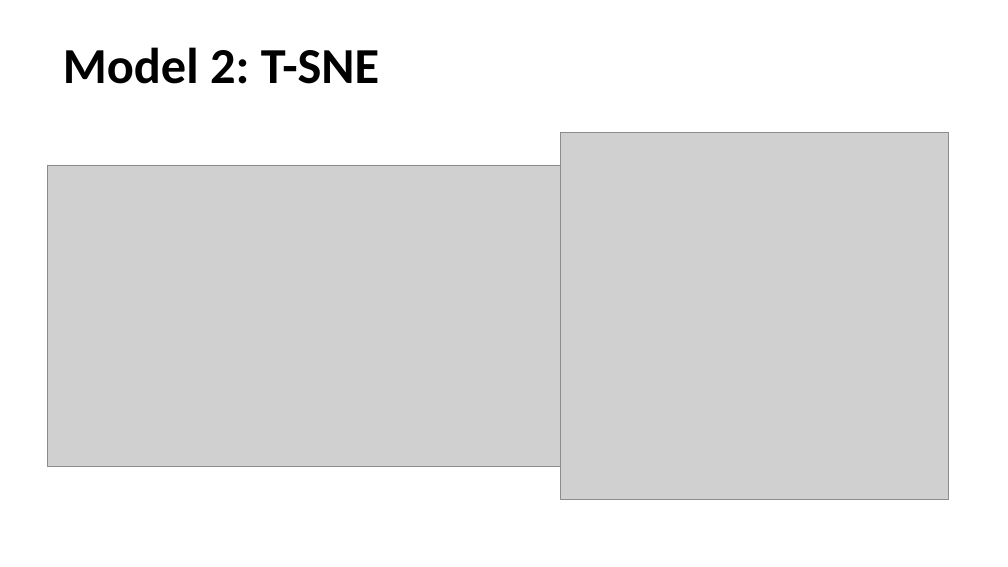
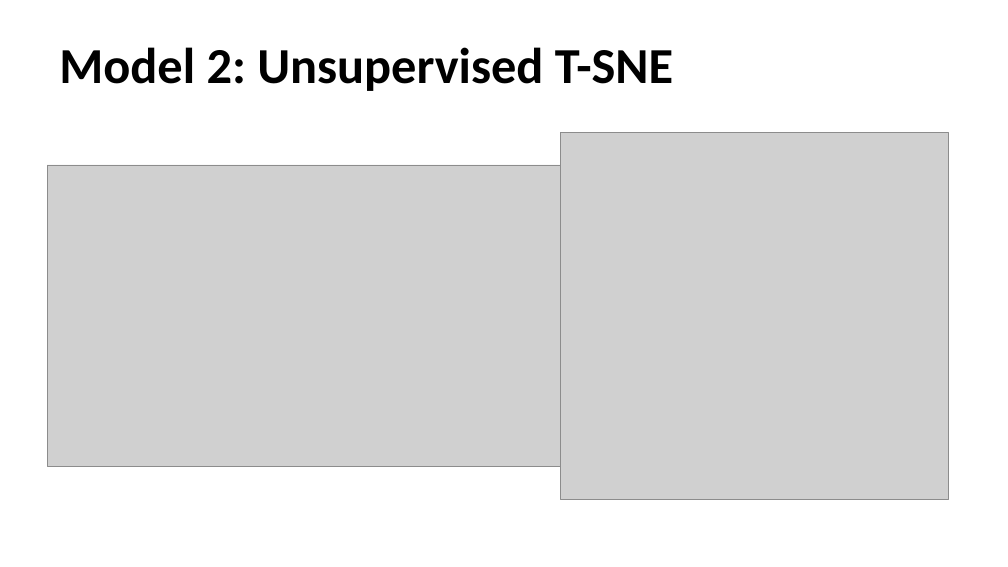
Before and after one commit to huddack20/Project4-ML-ETL, a slide deck: slide 8 of Project4.pptx. Drawn at 1008x567 pixels with LibreOffice and Linux fonts; fonts in the diff are those of the drawing; grey boxes stand for pictures. Boxes give left, top, right and bottom in pixels: in the first picture for what was removed or moved away, otherwise in the second. Text is boxed around its words. In the diff, an @@ line names an element or a change of style, - is before the commit and + after.

```diff
--- a/Project4.pptx
+++ b/Project4.pptx
@@ text at [59, 47, 673, 91]: text changed @@
-Model 2: T-SNE
+Model 2: Unsupervised T-SNE
```
Also in this commit, not shown: 4 other slides changed, 2 slides added, 1 slide removed.
